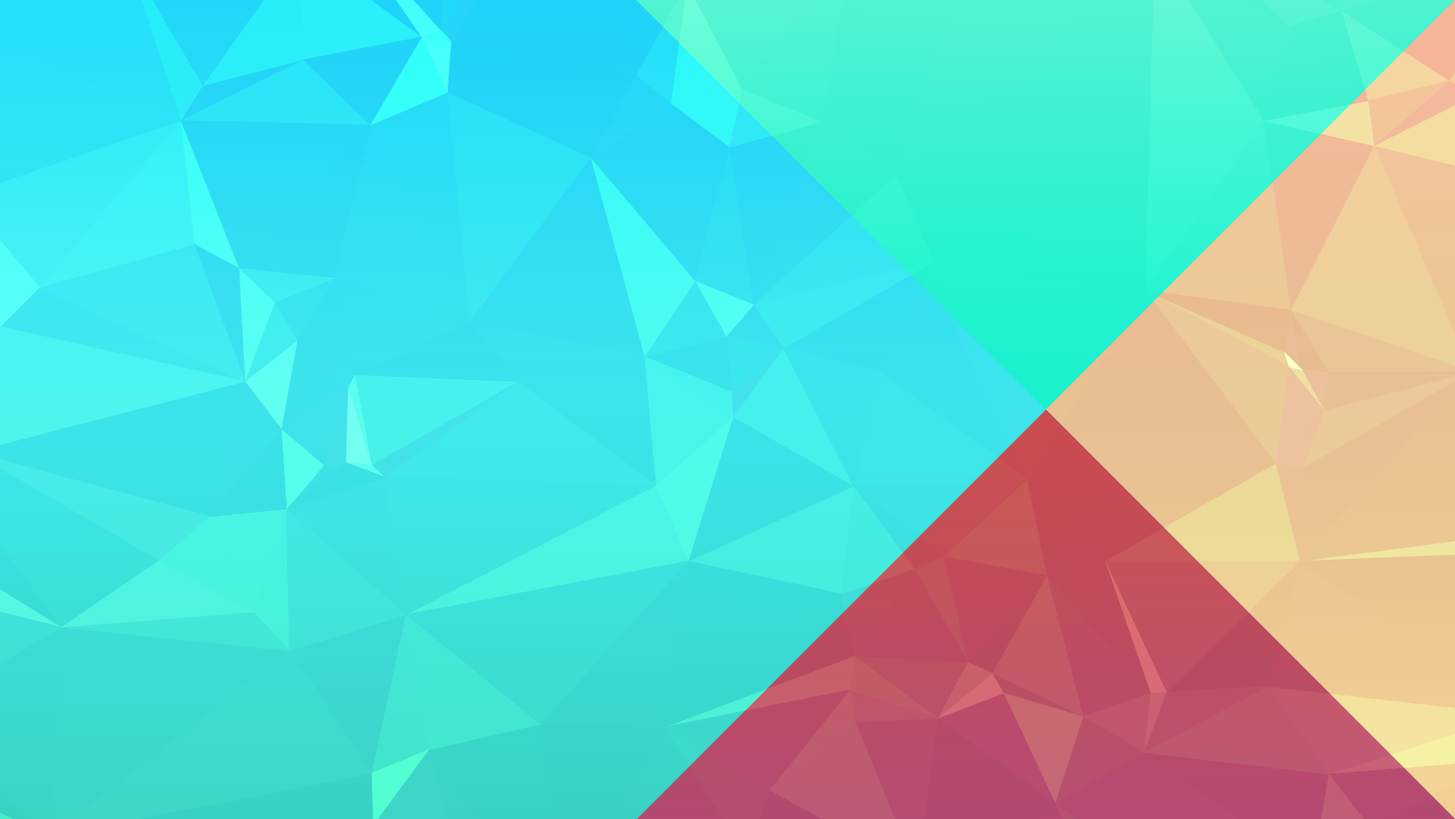
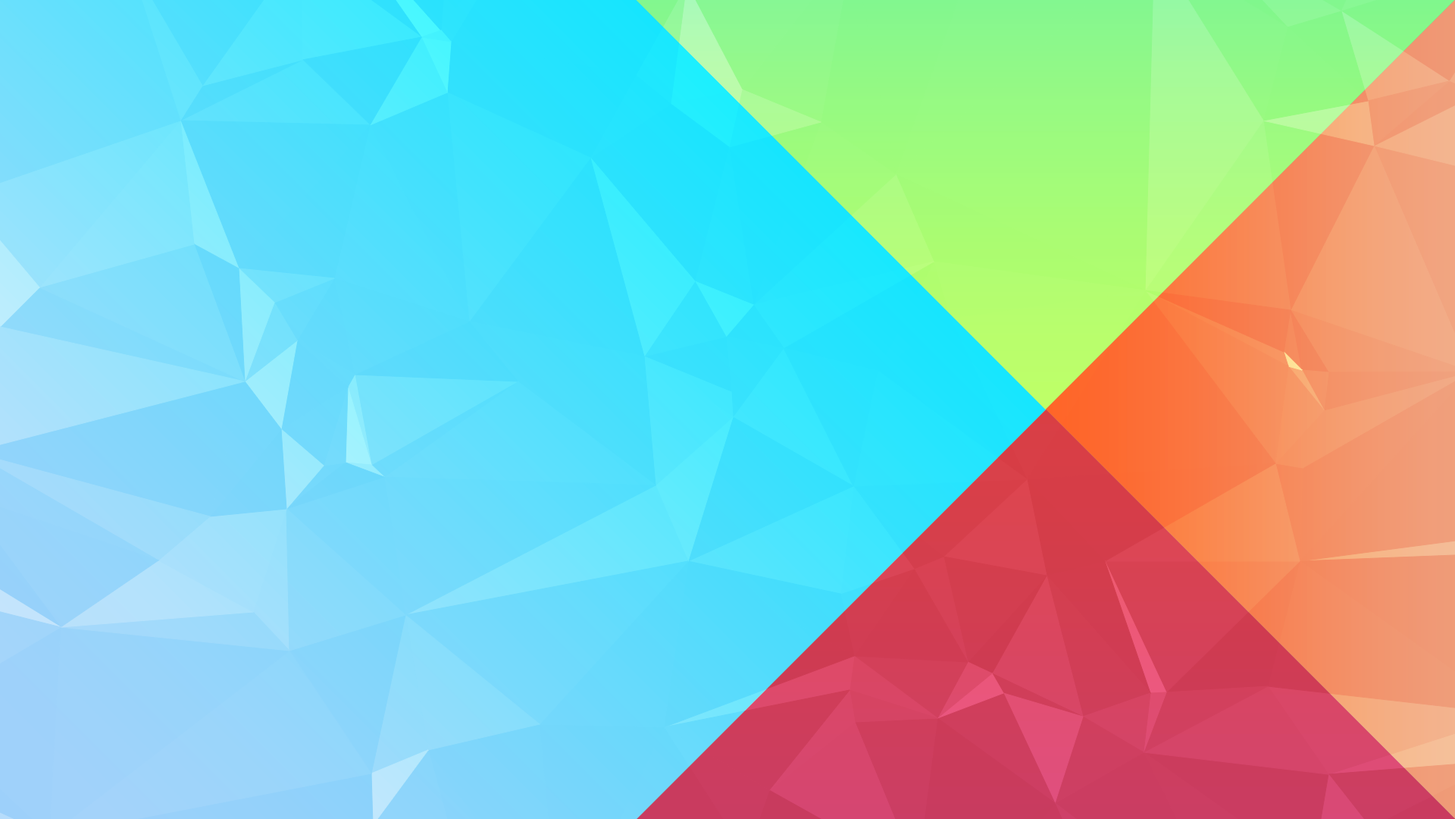
Layer changes from the first w=1455, h=819 image to the second:
painted on "delaunay texture" over [0, 0, 1455, 819]
